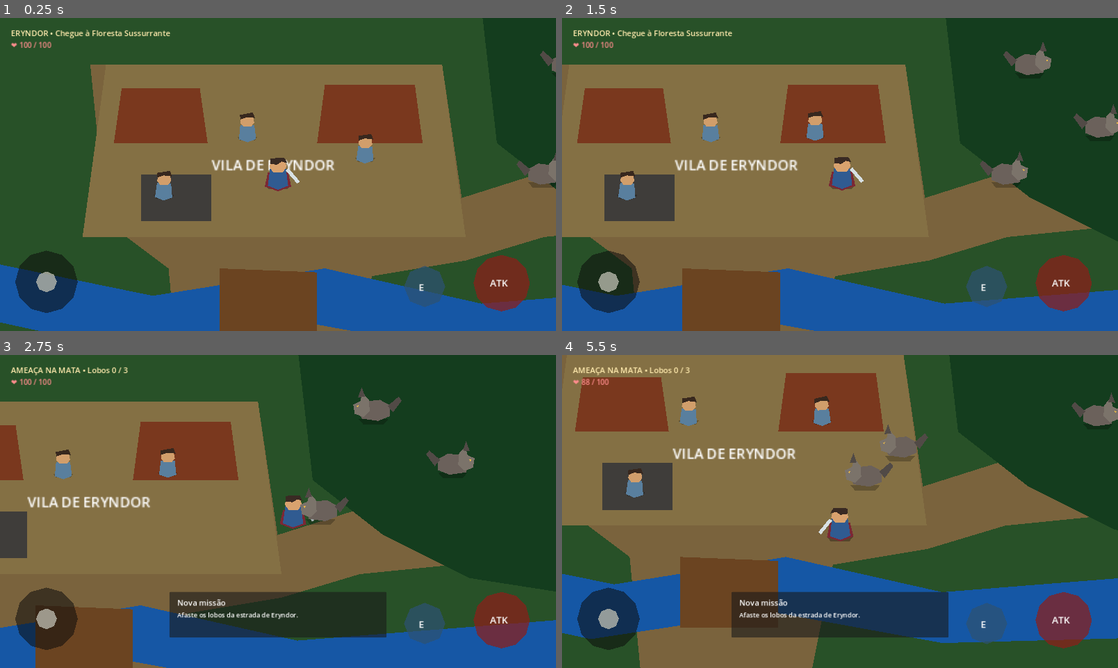
Above: before the commit, frames 1-4 (two rows, left to right).
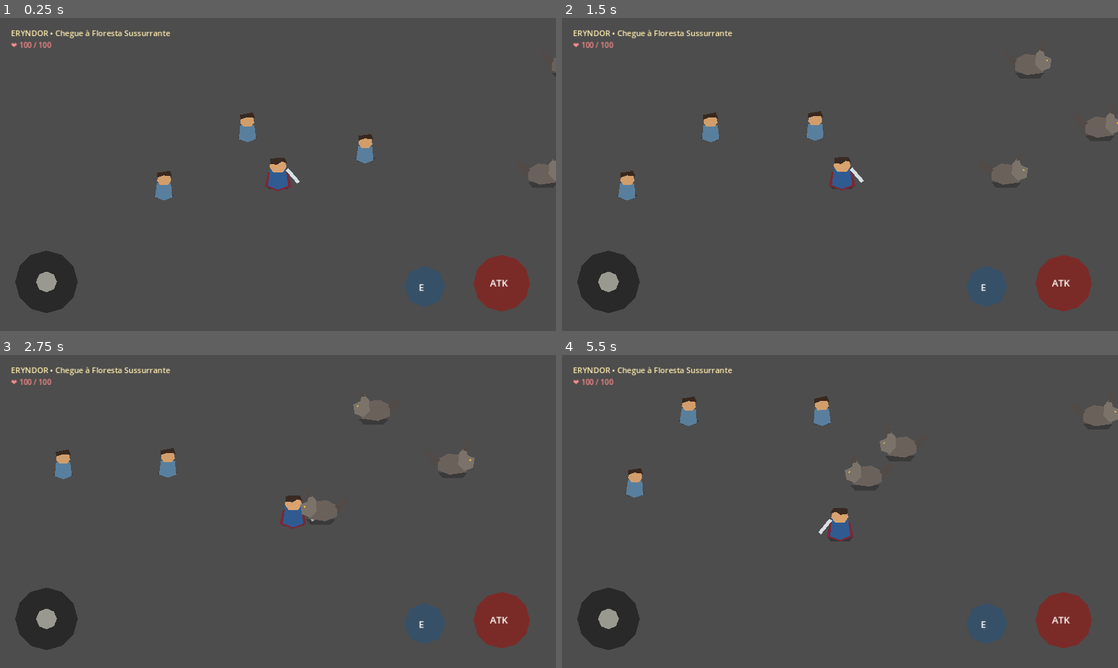
Above: after the commit, the same moments.

Repository: Surgaj/Aervalon
Game: Godot game, scene res://scenes/world/eryndor.tscn
Two runs of this game, one before a commit and one after it. Both use one fixed random seed, a clock stepped at 60 frames per second and the inputs below.
Inputs (mouse positions are in pixels of both pictures, inside the frame that each line leads up to):
- Up to frame 1 (0.25 s): no input
- Up to frame 2 (1.5 s): tap Enter at 0.5 s; move the mouse to (962, 158) at 0.52 s; hold D (move_right) 0.53-1.25 s; tap Space (attack) at 0.6 s; click (962, 158) at 0.67 s; drag from (728, 190) to (884, 174) at 1.27 s
- Up to frame 3 (2.75 s): move the mouse to (333, 442) at 2.02 s; hold D (move_right) from 2.03 s (still down); tap Space (attack) at 2.1 s
- Up to frame 4 (5.5 s): release D (move_right) at 2.75 s; drag from (812, 574) to (673, 464) at 2.77 s; move the mouse to (1006, 558) at 3.52 s; hold A (move_left) 3.53-4.25 s; tap Space (attack) at 3.6, 5.1 s; drag from (673, 464) to (795, 511) at 4.27 s; move the mouse to (867, 511) at 5.02 s; hold S (move_down) from 5.03 s (still down); click (867, 511) at 5.17 s

The runs differ from the first frame. In frame 1, 94% of the frame differs, in the area x 0-100%, y 0-100%; in frame 2, 93%; in frame 3, 94%; in frame 4, 95%.
Error after the commit: Invalid assignment of property or key 'modulate' with value of type 'Color' on a base object of type 'null instance'. (res://scripts/eryndor.gd:16)

Commit message:
refactor: remove legacy Polygon2D map and enable Y-sorted world

Diff:
--- a/scenes/world/eryndor.tscn
+++ b/scenes/world/eryndor.tscn
@@ -10,77 +10,32 @@
 script = ExtResource("5")
 
 
-[node name="Ground" type="Polygon2D" parent="."]
-polygon = PackedVector2Array(0,0,1280,0,1280,720,0,720)
-color = Color(0.16,0.32,0.16,1)
+[node name="Terrain" type="Node2D" parent="."]
+y_sort_enabled = false
 
-[node name="Path" type="Polygon2D" parent="."]
-polygon = PackedVector2Array(520,720,500,510,420,450,400,250,850,250,875,420,970,390,1280,350,1280,440,980,470,880,500,760,520,720,720)
-color = Color(0.48,0.39,0.24,1)
+[node name="YSortWorld" type="Node2D" parent="."]
+y_sort_enabled = true
 
-[node name="River" type="Polygon2D" parent="."]
-polygon = PackedVector2Array(0,520,260,500,480,545,700,510,900,555,1280,525,1280,610,900,620,680,580,450,615,220,565,0,585)
-color = Color(0.12,0.39,0.65,1)
-
-[node name="Bridge" type="Polygon2D" parent="."]
-polygon = PackedVector2Array(565,510,690,515,690,600,565,600)
-color = Color(0.42,0.27,0.13,1)
-
-[node name="VillageSquare" type="Polygon2D" parent="."]
-polygon = PackedVector2Array(420,250,850,250,880,470,390,470)
-color = Color(0.52,0.44,0.27,1)
-
-[node name="House1" type="Polygon2D" parent="."]
-polygon = PackedVector2Array(440,280,540,280,550,350,430,350)
-color = Color(0.48,0.22,0.12,1)
-[node name="House2" type="Polygon2D" parent="."]
-polygon = PackedVector2Array(700,275,815,275,825,350,690,350)
-color = Color(0.48,0.22,0.12,1)
-[node name="Forge" type="Polygon2D" parent="."]
-polygon = PackedVector2Array(465,390,555,390,555,450,465,450)
-color = Color(0.25,0.24,0.23,1)
-
-[node name="ForestMass" type="Polygon2D" parent="."]
-polygon = PackedVector2Array(880,0,1280,0,1280,500,1120,475,1010,420,920,350)
-color = Color(0.08,0.24,0.12,1)
-
-[node name="Title" type="Label" parent="."]
-position = Vector2(32,28)
-text = "VALE DE ERYNDOR"
-theme_override_font_sizes/font_size = 22
-[node name="Hint" type="Label" parent="."]
-position = Vector2(32,58)
-text = "Explore a vila, atravesse a ponte e enfrente os lobos"
-theme_override_font_sizes/font_size = 15
-[node name="ForestLabel" type="Label" parent="."]
-position = Vector2(1010,120)
-text = "FLORESTA\nSUSSURRANTE"
-theme_override_font_sizes/font_size = 18
-[node name="VillageLabel" type="Label" parent="."]
-position = Vector2(555,365)
-text = "VILA DE ERYNDOR"
-theme_override_font_sizes/font_size = 18
-
-[node name="Player" parent="." instance=ExtResource("1")]
+[node name="Player" parent="YSortWorld" instance=ExtResource("1")]
 position = Vector2(640,390)
-[node name="Wolf1" parent="." instance=ExtResource("2")]
+[node name="Wolf1" parent="YSortWorld" instance=ExtResource("2")]
 position = Vector2(1010,250)
-[node name="Wolf2" parent="." instance=ExtResource("2")]
+[node name="Wolf2" parent="YSortWorld" instance=ExtResource("2")]
 position = Vector2(1100,330)
-[node name="Wolf3" parent="." instance=ExtResource("2")]
+[node name="Wolf3" parent="YSortWorld" instance=ExtResource("2")]
 position = Vector2(980,390)
 
-[node name="Mara" parent="." instance=ExtResource("6")]
+[node name="Mara" parent="YSortWorld" instance=ExtResource("6")]
 position = Vector2(600,335)
 npc_name = "Mara"
 role = "A floresta anda inquieta. Os lobos estao chegando perto demais da estrada."
 wander_radius = 32.0
-[node name="Borin" parent="." instance=ExtResource("6")]
+[node name="Borin" parent="YSortWorld" instance=ExtResource("6")]
 position = Vector2(500,410)
 npc_name = "Borin, o ferreiro"
 role = "Traga minerio da Pedra Cinzenta e eu posso melhorar seu equipamento."
 wander_radius = 12.0
-[node name="Eldric" parent="." instance=ExtResource("6")]
+[node name="Eldric" parent="YSortWorld" instance=ExtResource("6")]
 position = Vector2(755,365)
 npc_name = "Eldric"
 role = "Eryndor parece pequena, mas grandes jornadas comecam aqui."
